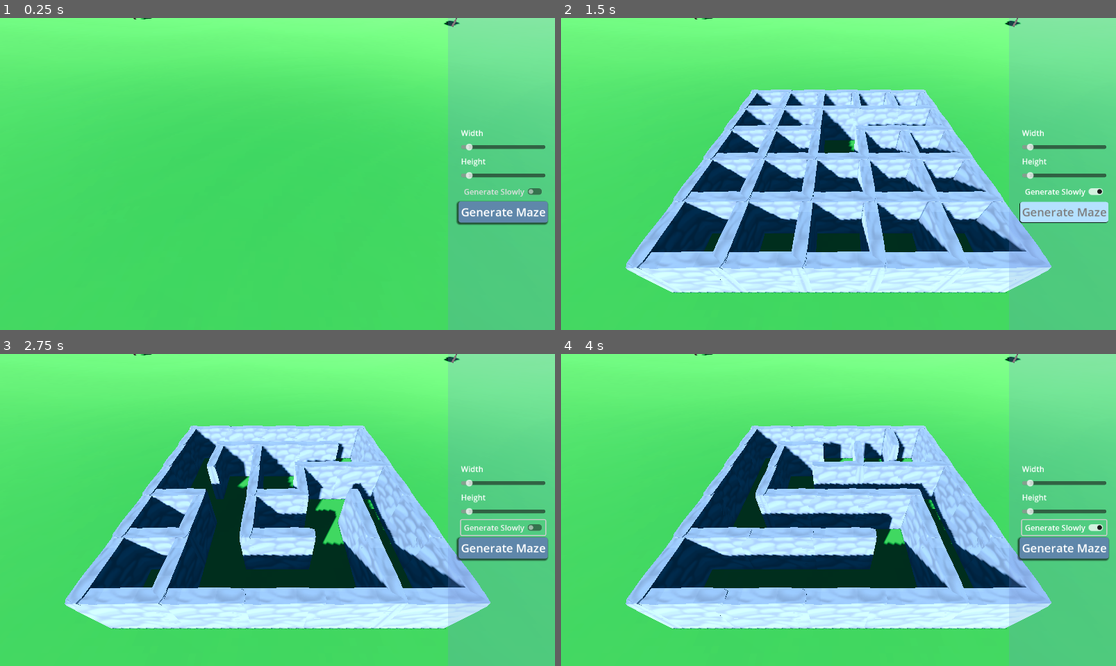
Above: before the commit, frames 1-4 (two rows, left to right).
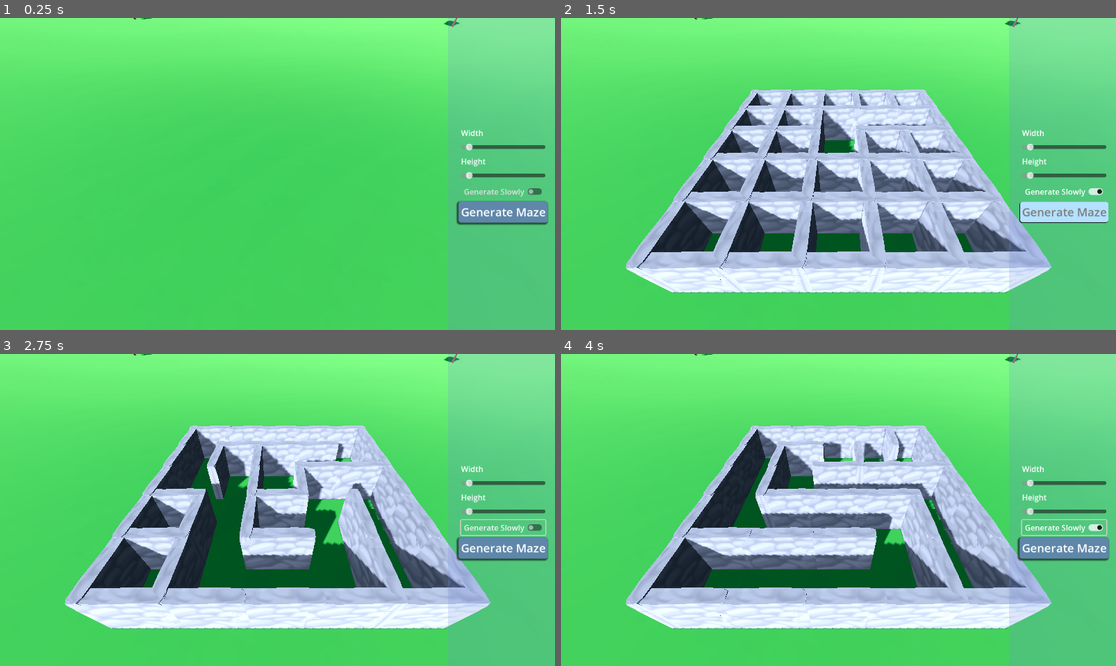
Above: after the commit, the same moments.

Repository: GuiBDBello/godot-maze-generator
Game: Godot game, scene res://scenes/playable/game.tscn
Same seed, same stepped clock (60 frames per second), same inputs: the game is played once before the commit and once after it.
Inputs:
- Up to frame 1 (0.25 s): no input
- Up to frame 2 (1.5 s): click "Generate Slowly" at 0.5 s; click "Generate Maze" at 1.25 s
- Up to frame 3 (2.75 s): click "Generate Slowly" at 2 s
- Up to frame 4 (4 s): click "Generate Maze" at 2.75 s; click "Generate Slowly" at 3.5 s

The runs differ from the first frame. In frame 1, less than 0.1% of the frame differs, in the area x 25-83%, y 0-3%; in frame 2, 25%; in frame 3, 26%; in frame 4, 26%, in the area x 11-86%, y 0-88%.

Commit message:
Change the lighting of game scene

Diff:
--- a/scenes/playable/game.tscn
+++ b/scenes/playable/game.tscn
@@ -18,8 +18,8 @@
 [sub_resource type="Environment" id="Environment_wlv7q"]
 background_mode = 2
 sky = SubResource("Sky_hy35c")
-ambient_light_source = 3
-ambient_light_sky_contribution = 0.12
+ambient_light_source = 2
+ambient_light_color = Color(0.255659, 0.255659, 0.255659, 1)
 tonemap_mode = 3
 
 [sub_resource type="StyleBoxFlat" id="StyleBoxFlat_7eusc"]
@@ -65,6 +65,7 @@
 [node name="DirectionalLight3D" type="DirectionalLight3D" parent="Scenario"]
 transform = Transform3D(0.866026, 0.25, -0.433012, 0, 0.866025, 0.5, 0.5, -0.433013, 0.75, 0, 5, 0)
 shadow_enabled = true
+shadow_opacity = 0.85
 
 [node name="Ground" parent="Scenario" instance=ExtResource("3_mq8d8")]
 transform = Transform3D(10, 0, 0, 0, 10, 0, 0, 0, 10, 0, 0, 0)
@@ -202,7 +203,7 @@
 margin = 0.0
 
 [node name="Camera" type="Camera3D" parent="Camera Origin/SpringArm3D"]
-transform = Transform3D(1, 0, 0, 0, 1, 0, 0, 0, 1, 0, -4.76837e-07, 10)
+transform = Transform3D(1, 0, 0, 0, 1, 0, 0, 0, 1, 0, -9.53674e-07, 10)
 script = ExtResource("6_n6fda")
 
 [connection signal="value_changed" from="Maze Menu/MarginContainerBack/MarginContainer/VBoxContainer/HSliderWidth" to="Maze Menu" method="_on_h_slider_width_value_changed"]
